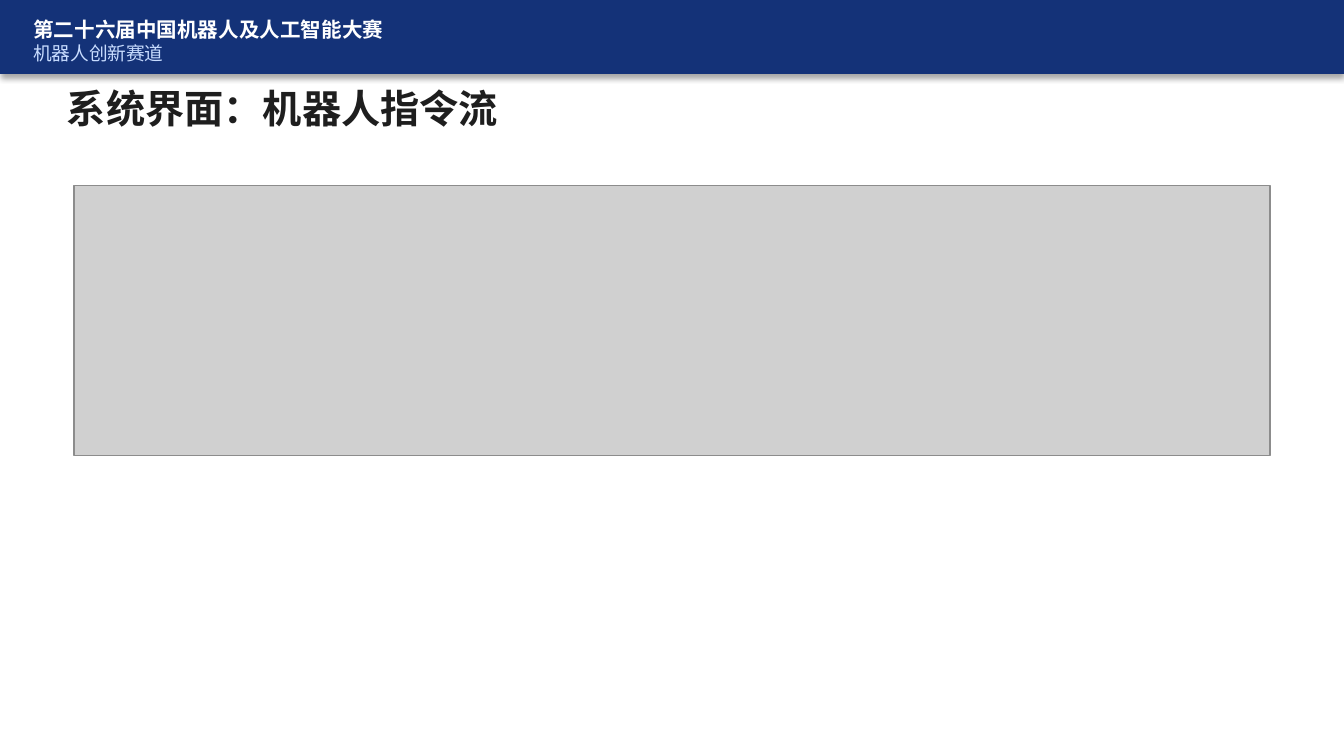
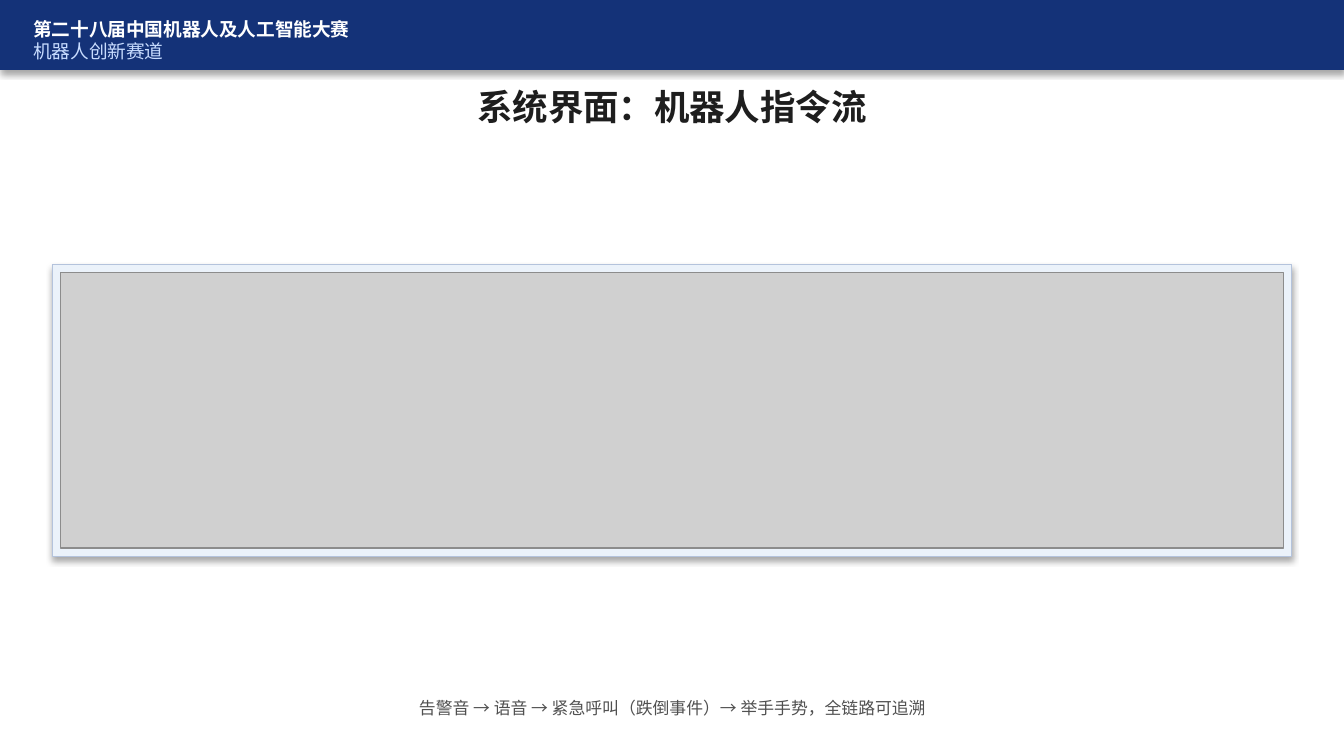
Before and after one commit to FBB123571/ElderCare-Humanoid-Platform, a slide deck: slide 19 of docs/答辩_CareCompanion.pptx. Drawn at 1344x756 pixels with LibreOffice and Linux fonts; fonts in the diff are those of the drawing; grey boxes stand for pictures. Boxes give left, top, right and bottom in pixels: in the first picture for what was removed or moved away, otherwise in the second. Text is boxed around its words. In the diff, an @@ line names an element or a change of style, - is before the commit and + after.

Commit message:
fix(docs): finalize 16:9 PPT layout and 28th competition edition
Compute screenshot placement from actual 10×5.625 slide size, center
images with frame, and update header to the 28th national competition.

```diff
--- a/docs/答辩_CareCompanion.pptx
+++ b/docs/答辩_CareCompanion.pptx
@@ rectangle resized from (x1=0, y1=0, x2=1344, y2=74) to (x1=0, y1=0, x2=1344, y2=70) @@
@@ text at (x1=33, y1=20, x2=349, y2=38): text changed; size 11 to 10 pt @@
-第二十六届中国机器人及人工智能大赛
+第二十八届中国机器人及人工智能大赛
@@ text "系统界面：机器人指令流" at (x1=477, y1=89, x2=866, y2=124): size 21 to 19 pt; alignment left to centre @@
@@ rectangle added at (x1=52, y1=265, x2=1292, y2=556), fill #EBF2FA, outline #B4C3DC 0.75 pt @@
@@ picture resized from (x1=74, y1=185, x2=1270, y2=456) to (x1=60, y1=273, x2=1284, y2=548) @@
@@ text added at (x1=419, y1=700, x2=926, y2=716), 9 pt, text #505050 @@
+告警音 → 语音 → 紧急呼叫（跌倒事件）→ 举手手势，全链路可追溯
```
Also in this commit, not shown: 25 other slides changed, 1 other file.
